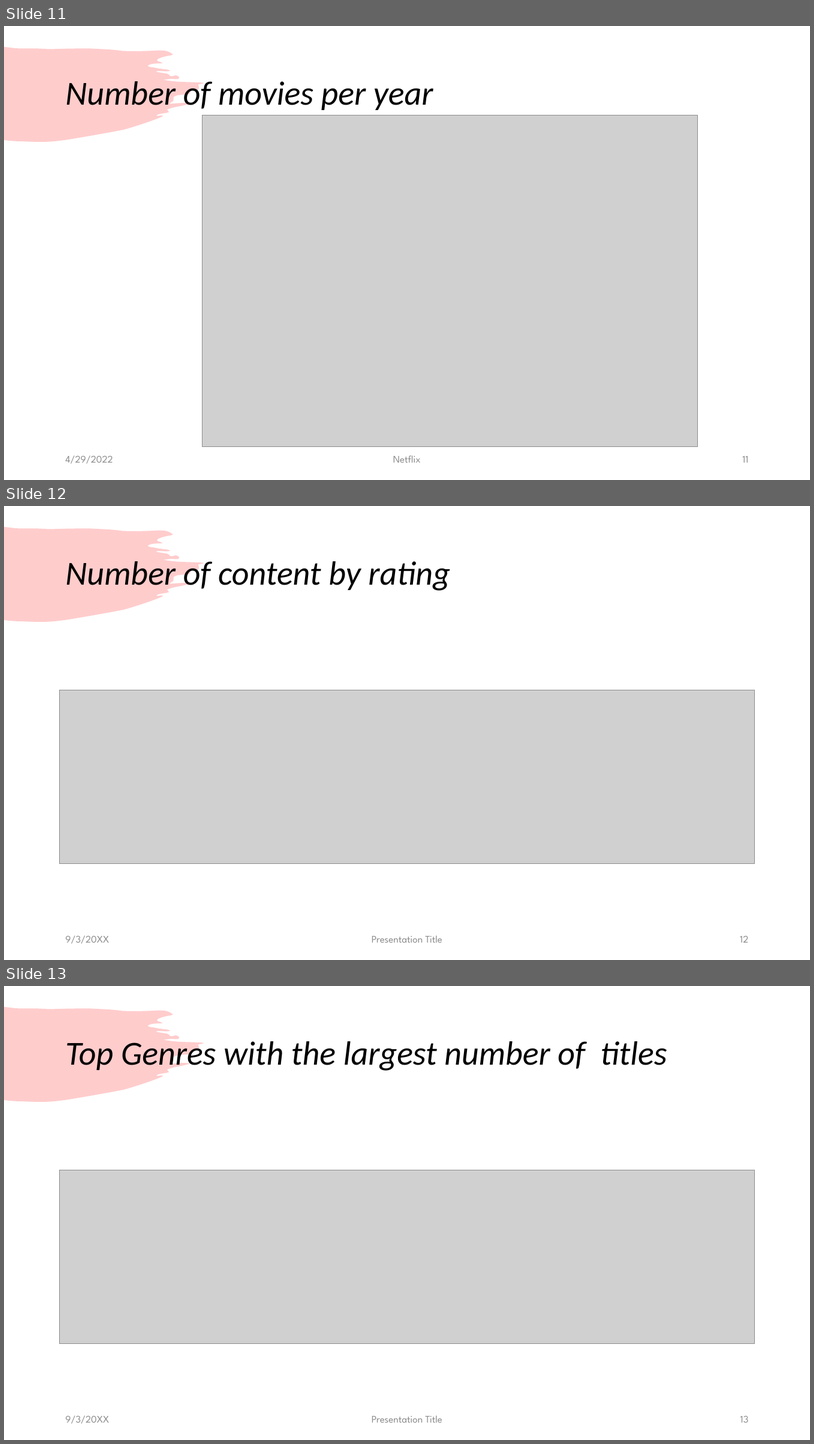
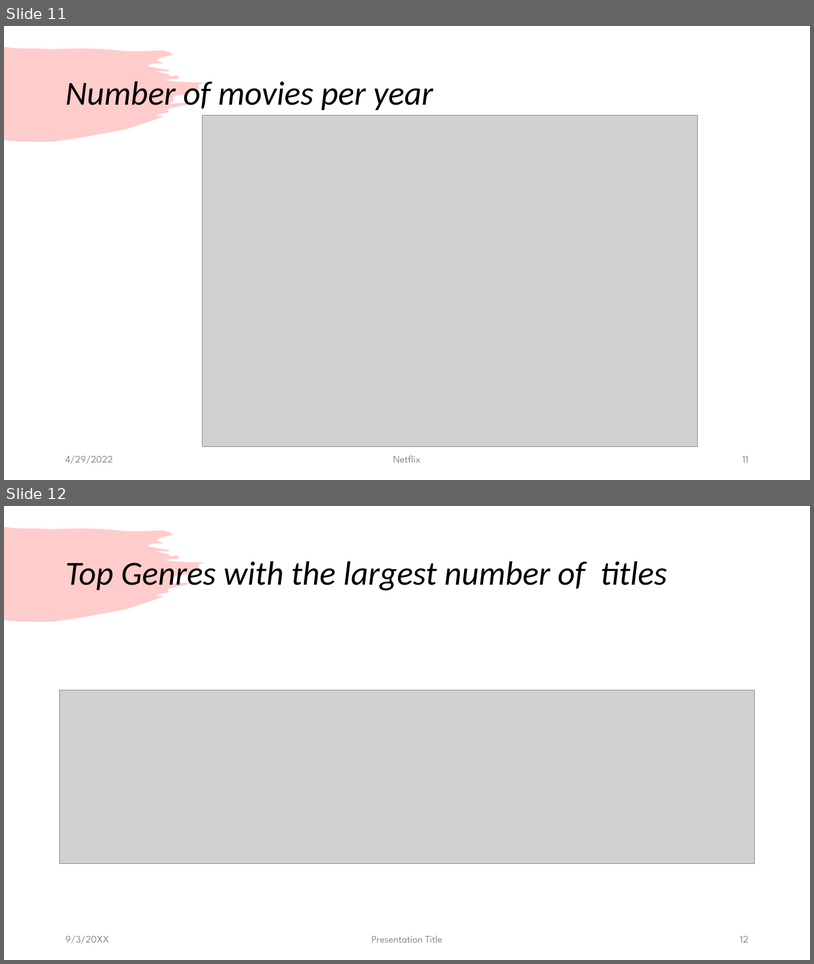
Before and after one commit to Kevinle76/NetFlix, a slide deck: Project_1.pptx. Shown one above the other, each under a label of ours: slides 11, 12 and 13 before the commit, slides 11 and 12 after it. The pictures are 814x1444 and 814x964 pixels, drawn with LibreOffice and Linux fonts; fonts in the diff are those of the drawing; grey boxes stand for pictures. Boxes give left, top, right and bottom in pixels: in the first picture for what was removed or moved away, otherwise in the second. Text is boxed around its words. In the diff, an @@ line names an element or a change of style, - is before the commit and + after.

```diff
--- a/Project_1.pptx
+++ b/Project_1.pptx
@@ slide 12 removed at <box>4,506,810,960</box>, background #FFFFFF; not listed: 1 template element that a slide beside it also shows @@
@@ title removed at <box>65,559,450,592</box> @@
-Number of content by rating
@@ picture removed at <box>60,690,755,864</box> @@
@@ text removed at <box>65,935,109,943</box> @@
-9/3/20XX
@@ text removed at <box>372,935,442,942</box> @@
-Presentation Title
@@ page number removed at <box>740,936,749,942</box> @@
-12
@@ what was slide 13 is now slide 12 @@
@@ page number at <box>740,936,749,942</box>: text changed @@
-13
+12
```
Also in this commit, not shown: 2 slides changed, 1 slide added, 1 other slide removed, 5 other files.
